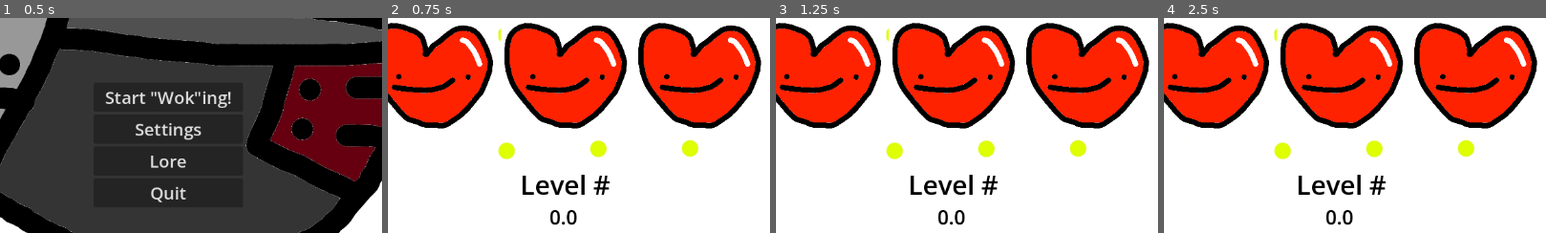
Above: before the commit, frames 1-4 (left to right).
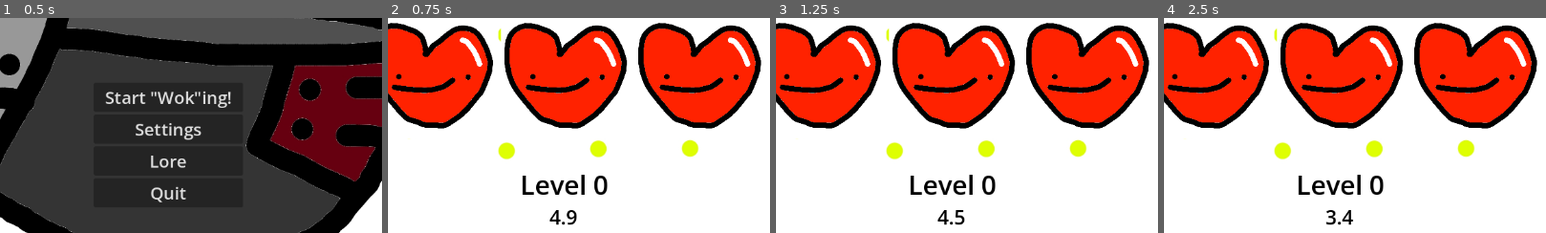
Above: after the commit, the same moments.

Repository: PurplePotatoze/GameGoDot
Game: Godot game, scene res://Scenes/title_screen.tscn
The game is run twice, just before and just after one commit, with the same random seed, the same clock (stepped at 60 frames per second) and the same inputs.
Inputs (mouse positions are % of the whole screen's width and height, from its top left):
- Up to frame 1 (0.5 s): no input
- Up to frame 2 (0.75 s): click "Start 'Wok'ing!" at 0.5 s
- Up to frame 3 (1.25 s): no input
- Up to frame 4 (2.5 s): tap Enter at 1.25 s; move the mouse to (72, 45) at 1.27 s; hold Right 1.28-2.03 s; tap Alt at 1.35 s; click (72, 45) at 1.42 s; move the mouse to (30, 55) at 2.02 s; hold Down from 2.03 s (still down); tap Shift at 2.1 s
The pictures show only the part of the screen within x 27-77%, y 30-80%; the shares and areas given below are measured in that part.

Frame 1 is identical in both runs. In frame 2, 0.5% of the frame differs, in the area x 42-58%, y 73-97%; in frame 3, 0.5%; in frame 4, 0.5%.
Error before the commit: Parse Error: Unexpected identifier "Func" in class body. (res://Scenes/level_screen.gd:47)

Commit message:
Added Timer and Level #

Diff:
--- a/game-go-dot/Scenes/level_screen.gd
+++ b/game-go-dot/Scenes/level_screen.gd
@@ -1,56 +1,69 @@
 extends Node2D
-
-@onready var Heart_Container: HBoxContainer = $HeartContainer
-@onready var Heart: TextureRect = $HeartContainer/Heart
-@onready var Heart_2: TextureRect = $HeartContainer/Heart2
-@onready var Heart_3: TextureRect = $HeartContainer/Heart3
-@onready var Heart_4: TextureRect = $HeartContainer/Heart4
-@onready var Heart_5: TextureRect = $HeartContainer/Heart5
+@onready var heart_container: HBoxContainer = $HeartContainer
+@onready var heart: TextureRect = $HeartContainer/Heart
+@onready var heart_2: TextureRect = $HeartContainer/Heart2
+@onready var heart_3: TextureRect = $HeartContainer/Heart3
+@onready var heart_4: TextureRect = $HeartContainer/Heart4
+@onready var heart_5: TextureRect = $HeartContainer/Heart5
 @onready var level: RichTextLabel = $Level
 @onready var timer: RichTextLabel = $Timer
 
 var time
 
-# Called when the node enters the scene tree for the first time.
 func _ready() -> void:
 	await Timer(5.0)
 
-	if Global.minigames_done < 3:
+	if Global.minigames_done < 3: # if you havent completed 3 minigames yet
 		Global.minigames_done = Global.minigames_done +1
-		get_tree().change_scene_to_file()
+		get_tree().change_scene_to_file("res://scenes/minigame_" + str(Global.minigames_done) + ".tscn") # changes your scene by arranging this frankenstein path.
+# Above, your script is being told to go to the next minigame. If the
+# current minigame is Level 1, then you would be on minigame 1. If you
+# complete that level, you have the minigames_done add one, and then you
+# look for the scene titled `minigame_` and then whatever minigame number
+# should be next. Make sure you name your minigame saves appropriately.
+
+	else:
+		get_tree().change_scene_to_file("res://scenes/title_screen.tscn") # changes your scene
 
 
+func _process(delta: float) -> void: # runs EVERY FRAME
+	match Global.lives: # asks or checks if lives is equal to one of
+#these values, cool hack. by the way this is a horrid way to illustrate the
+#lives visually so later you can always find alternative code. Now, dw abt it.
 
-# Called every frame. 'delta' is the elapsed time since the previous frame.
-func _process(delta: float) -> void:
-	match Global.lives:
 		4:
-			Heart.hide()
+			heart.hide()
 		3:
-			Heart.hide()
-			Heart_2.hide()
+			heart.hide()
+			heart_2.hide()
 		2:
-			Heart.hide()
-			Heart_2.hide()
-			Heart_3.hide()
+			heart.hide()
+			heart_2.hide()
+			heart_3.hide()
 		1:
-			Heart.hide()
-			Heart_2.hide()
-			Heart_3.hide()
-			Heart_4.hide()
+			heart.hide()
+			heart_2.hide()
+			heart_3.hide()
+			heart_4.hide()
 		0:
-			Heart_Container.hide()
+			heart_container.hide() # just hides everything
 
-	Timer.text = str(time)
-	Level.text = "Level" + str(Global.minigames_done)
+	timer.text = str(time) # make ths text reflect the value of the time variable. this makes names easier. the str() converts the int to a String
+	level.text = "Level " + str(Global.minigames_done) # this tells you want minigame you're on using concatenation (google the word yo)
 
-Func Timer(start_time: float):
-	time = start_time
+func Timer(start_time: float): # making a new function for timer countdown!
+	# we want the timer to go down, and when it reaches 0 it transitions
+	# to the next scene!
 
-	while time > 0.0:
-		await wait (0.1)
-		time -= 0.1
+	time = start_time # make the timer, which is reflected through the timer text, start at your desired number
 
+	while time > 0.0: # run if timer hasnt reached 0
+		await wait(0.1) # asks script to wait on this function. the 'wait' name for the function does nothing here, as await is just telling the scrpit to wait for the function to complete before progressing
+		time -= 0.1 # remove 0.1
+		# progressively get the value smaller and smaller
+
+	#when timer reaches 0
 	return
-	func wait(seconds: float) -> void
-			await get_tree()create_timer(seconds).timeout
+
+func wait(seconds: float) -> void: # write this simple function out for wait!
+	await get_tree().create_timer(seconds).timeout # makes u wait, dw abt this being complex '''
--- /dev/null
+++ b/game-go-dot/Scenes/node_2d.tscn
@@ -0,0 +1,3 @@
+[gd_scene format=3 uid="uid://dggh3ev470g1q"]
+
+[node name="Node2D" type="Node2D" unique_id=877915221]
--- /dev/null
+++ b/game-go-dot/Scenes/timer.tscn
@@ -0,0 +1,6 @@
+[gd_scene format=3 uid="uid://dj6bfsk8f1pe"]
+
+[ext_resource type="Script" uid="uid://dxyo7653lotod" path="res://timer.gd" id="1_pvhx5"]
+
+[node name="Timer" type="Node2D" unique_id=651064476]
+script = ExtResource("1_pvhx5")
--- /dev/null
+++ b/game-go-dot/timer.gd
@@ -0,0 +1,28 @@
+extends Node2D
+@onready var timer: RichTextLabel = $timer #literally just the richlabeltext
+
+var time : float
+
+# Called when the node enters the scene tree for the first time.
+func _ready() -> void:
+	pass
+
+# Called every frame. 'delta' is the elapsed time since the previous frame.
+func _process(delta: float) -> void:
+	timer.text = str(snapped(time, 0.10)) # this makes names easier
+
+func Timer(start_time: float): # making a new function for timer countdown!
+	# we want the timer to go down, and when it reaches 0 it transitions
+	# to the next scene!
+
+	time = start_time
+
+	while time > 0.0: # run if timer hasnt reached 0
+		await wait(0.10)
+		time = time - 0.10
+
+	#when timer reaches 0
+	return
+
+func wait(seconds: float) -> void: # write this simple function out for wait!
+	await get_tree().create_timer(seconds).timeout # makes u wait
Binary file added: game-go-dot/addons/sPATCHGY.png
Not shown, added: game-go-dot/addons/sPATCHGY.png.import
Not shown, added: game-go-dot/timer.gd.uid
Not shown, added: game-go-dot/Scenes/level_screen.tscn96247750287.tmp
Not shown, added: game-go-dot/Scenes/level_screen.tscn96259402783.tmp
